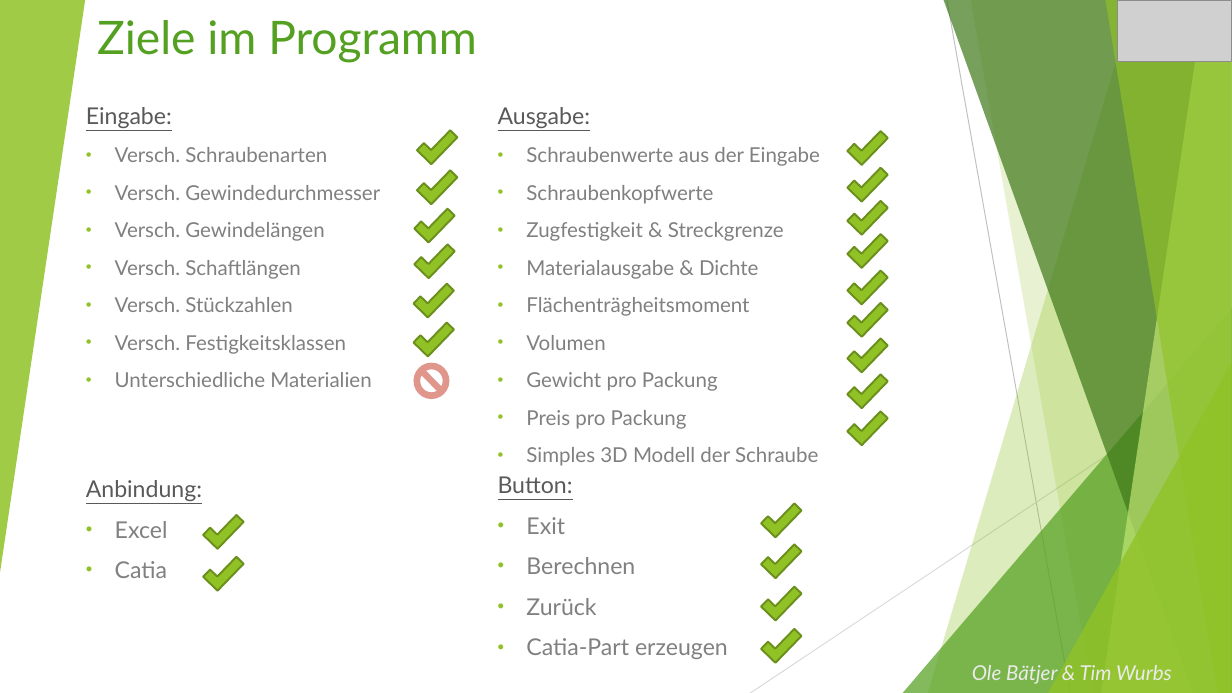
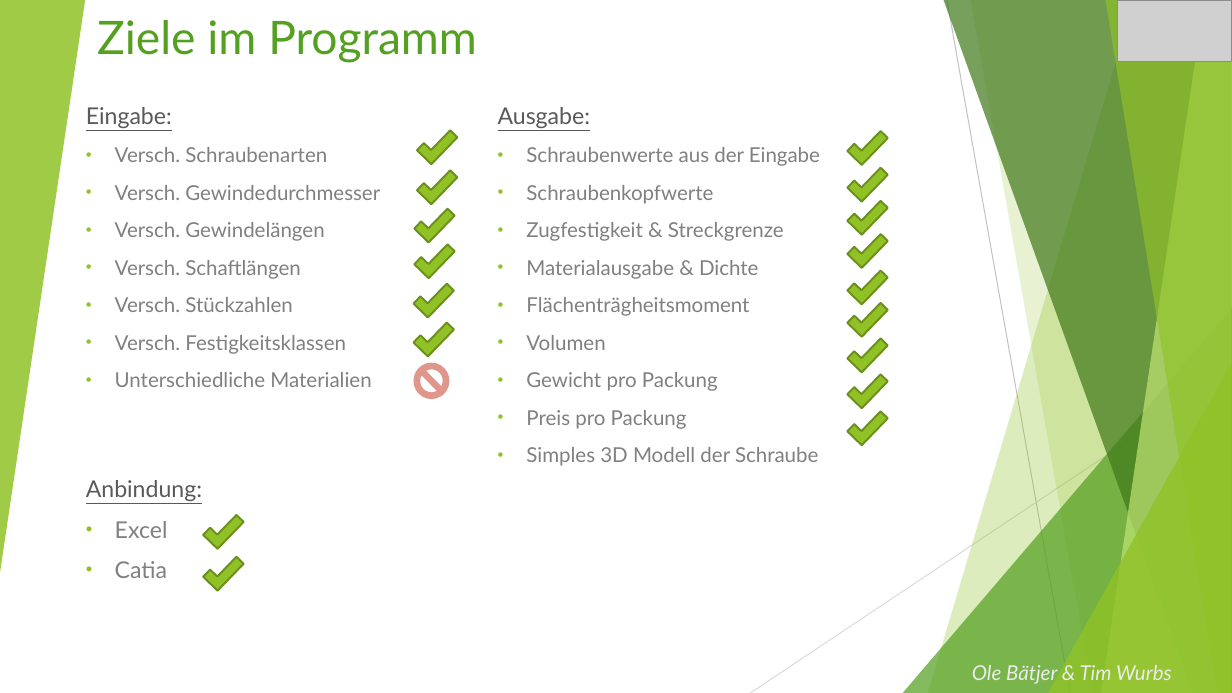
Before and after one commit to baetjer/HSP_GruppeF_Sprint1, a slide deck: slide 3 of Sprint 3/Abgabe-Dateien/Unternehmen_Präsentation.pptx. Drawn at 1232x693 pixels with LibreOffice and Linux fonts; fonts in the diff are those of the drawing; grey boxes stand for pictures. Boxes give left, top, right and bottom in pixels: in the first picture for what was removed or moved away, otherwise in the second. Text is boxed around its words. In the diff, an @@ line names an element or a change of style, - is before the commit and + after.

```diff
--- a/Sprint 3/Abgabe-Dateien/Unternehmen_Präsentation.pptx
+++ b/Sprint 3/Abgabe-Dateien/Unternehmen_Präsentation.pptx
@@ text removed at box(498, 476, 728, 659) @@
-Button:
-• Exit
-• Berechnen
-• Zurück
-• Catia-Part erzeugen
@@ corner removed at box(761, 497, 802, 538) @@
@@ corner removed at box(761, 538, 802, 579) @@
@@ corner removed at box(761, 580, 802, 621) @@
@@ corner removed at box(761, 622, 802, 663) @@
```
